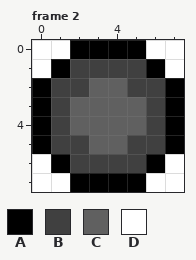
Edited in one commit: pixel-art file (assets/sprites/characters/pickups/heal_small_masks.ase). Above, as it was before the edit.
8x8 pixels, 2 frames. Shown: frame 2.
Palette (. is transparent): A #000000  B #404040  C #606060  D #ffffff
Pixels before, frame 2, first column x 0:
0 DDAAAADD
1 DABBBBAD
2 ABBCCBBA
3 ABCCCCBA
4 ABCCCCBA
5 ABBCCBBA
6 DABBBBAD
7 DDAAAADD
The same view after the edit:
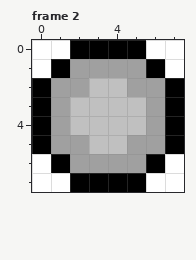
The exact change:
colour B: #404040 -> #a0a0a0
colour C: #606060 -> #c0c0c0
Changed places in both pictures, as pixel boxes (x1, y1, x2, y2):
changed: (51, 59, 165, 173)
